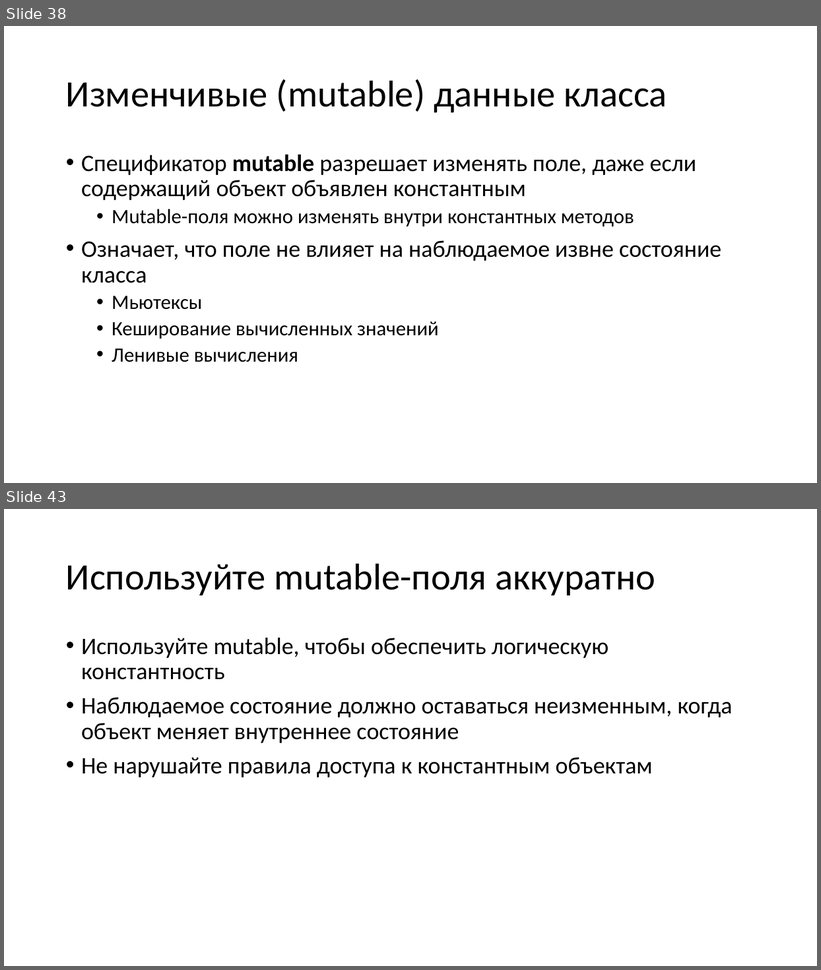
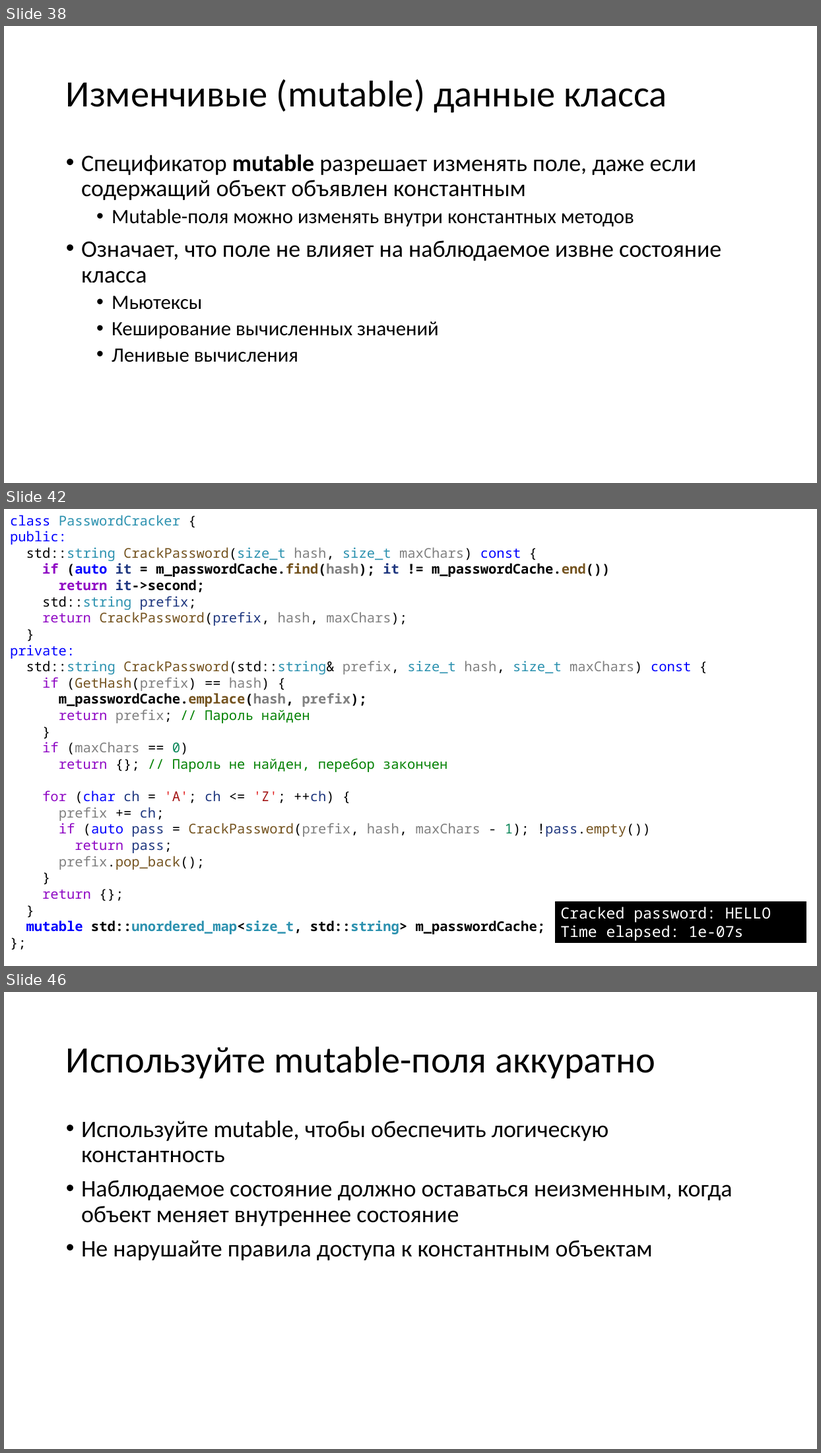
Before and after one commit to alexey-malov/oop, a slide deck: lectures/02/Основы ООП.pptx. Shown one above the other, each under a label of ours: slides 38 and 43 before the commit, slides 38, 42 and 46 after it; the slides between them are not shown. The pictures are 821x970 and 821x1453 pixels, drawn with LibreOffice and Linux fonts; fonts in the diff are those of the drawing. Boxes give left, top, right and bottom in pixels: in the first picture for what was removed or moved away, otherwise in the second. Text is boxed around its words. In the diff, an @@ line names an element or a change of style, - is before the commit and + after.

```diff
--- a/lectures/02/Основы ООП.pptx
+++ b/lectures/02/Основы ООП.pptx
@@ slide 42 added at (4,509,817,966), background #FFFFFF @@
@@ text added at (10,515,691,935), 16 pt, text #000000 @@
+class PasswordCracker {
+public:
+std::string CrackPassword(size_t hash, size_t maxChars) const {
+if (auto it = m_passwordCache.find(hash); it != m_passwordCache.end())
+return it->second;
+std::string prefix;
+return CrackPassword(prefix, hash, maxChars);
+}
+private:
+std::string CrackPassword(std::string& prefix, size_t hash, size_t maxChars) const {
+if (GetHash(prefix) == hash) {
+m_passwordCache.emplace(hash, prefix);
+return prefix; // Пароль найден
+}
+if (maxChars == 0)
+return {}; // Пароль не найден, перебор закончен
+for (char ch = 'A'; ch <= 'Z'; ++ch) {
+prefix += ch;
+if (auto pass = CrackPassword(prefix, hash, maxChars - 1); !pass.empty())
+return pass;
+prefix.pop_back();
+}
+return {};
+}
+mutable std::unordered_map<size_t, std::string> m_passwordCache;
+};
@@ rectangle added at (555,901,808,945), fill #000000, outline #FFFFFF 1.5 pt, 18 pt, text #FFFFFF @@
+Cracked password: HELLO
+Time elapsed: 1e-07s
@@ what was slide 43 is now slide 46 @@
```
Also in this commit, not shown: 14 slides changed, 7 other slides added, 5 slides removed, 10 other files.
